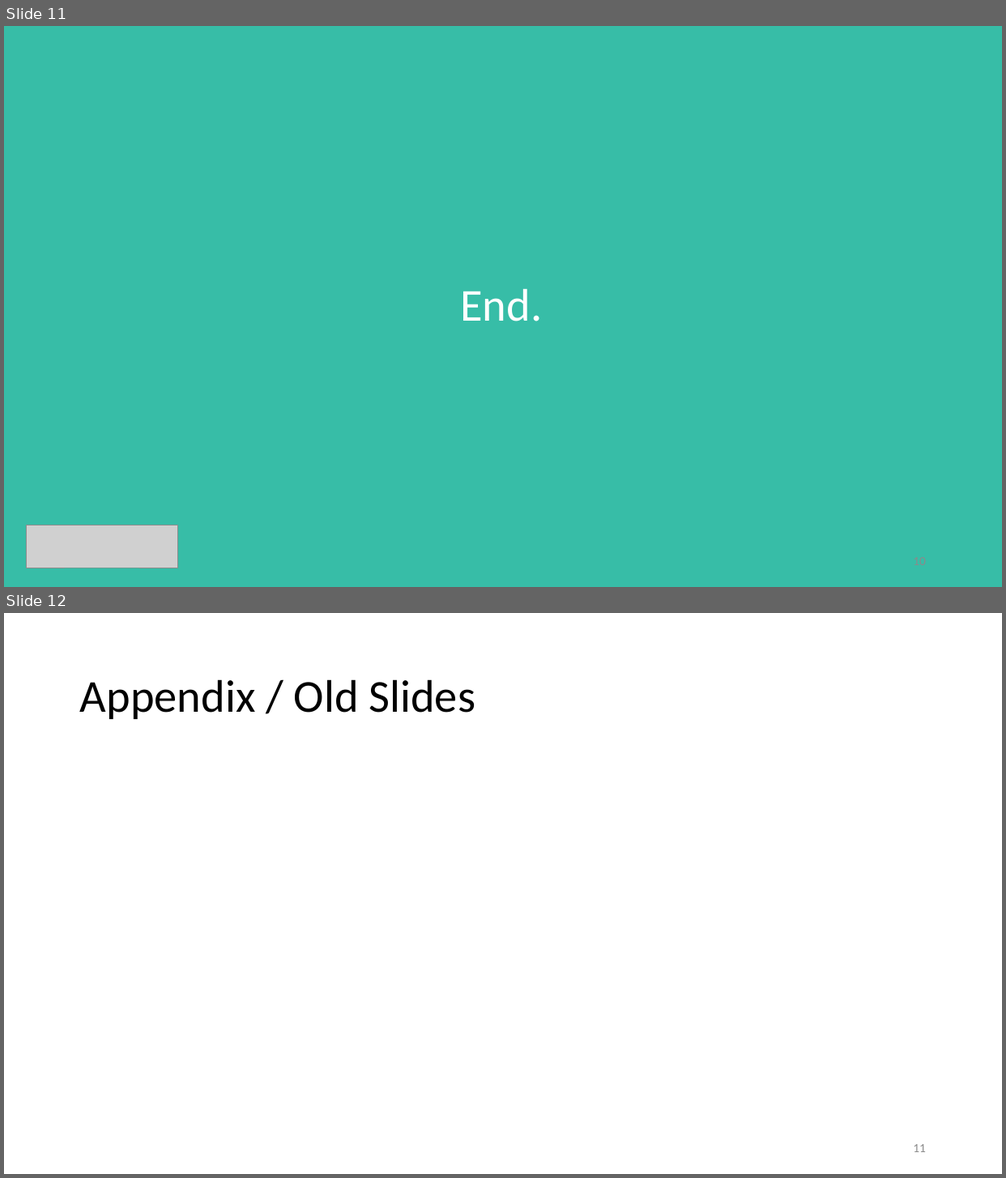
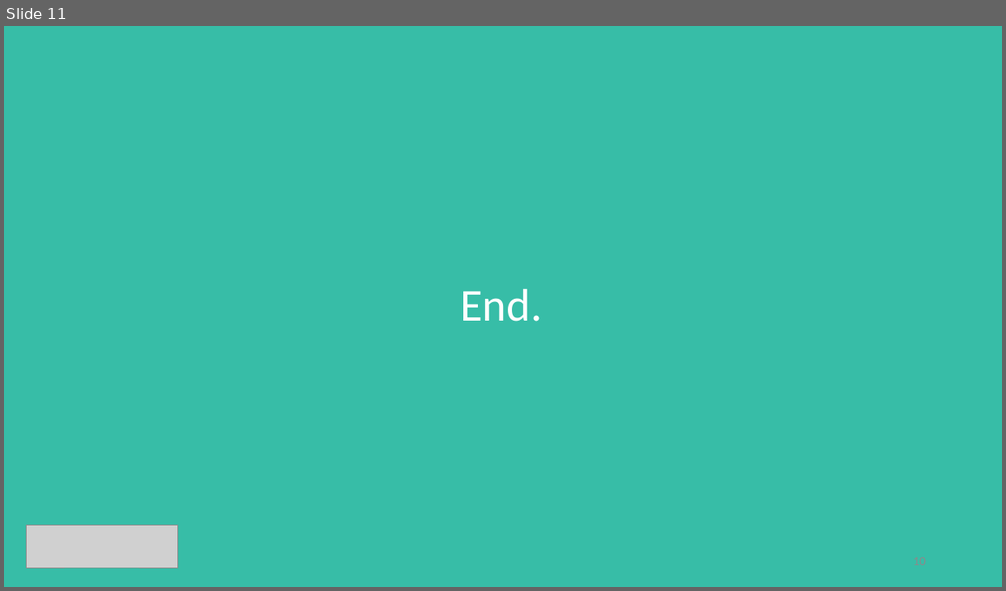
Before and after one commit to ceciliacheungns/Analytics_In_Business, a slide deck: Presentation.pptx. Shown one above the other, each under a label of ours: slides 11 and 12 before the commit, slide 11 after it. The pictures are 1006x1178 and 1006x591 pixels, drawn with LibreOffice and Linux fonts; fonts in the diff are those of the drawing; grey boxes stand for pictures. Boxes give left, top, right and bottom in pixels: in the first picture for what was removed or moved away, otherwise in the second. Text is boxed around its words. In the diff, an @@ line names an element or a change of style, - is before the commit and + after.

```diff
--- a/Presentation.pptx
+++ b/Presentation.pptx
@@ slide 12 removed at [4, 613, 1002, 1174], background #FFFFFF @@
@@ title removed at [80, 679, 476, 719] @@
-Appendix / Old Slides
@@ page number removed at [913, 1144, 926, 1152] @@
-11
```
Also in this commit, not shown: 3 slides changed, 1 other slide removed.
